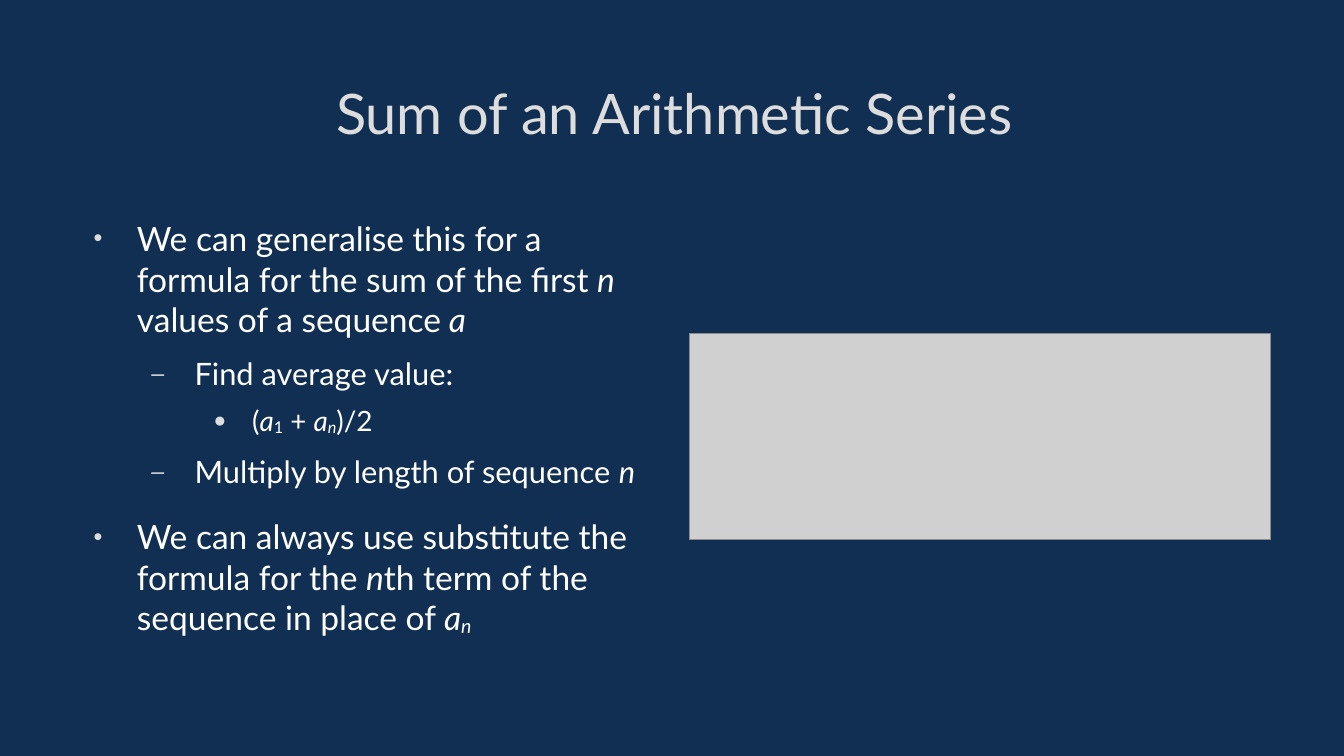
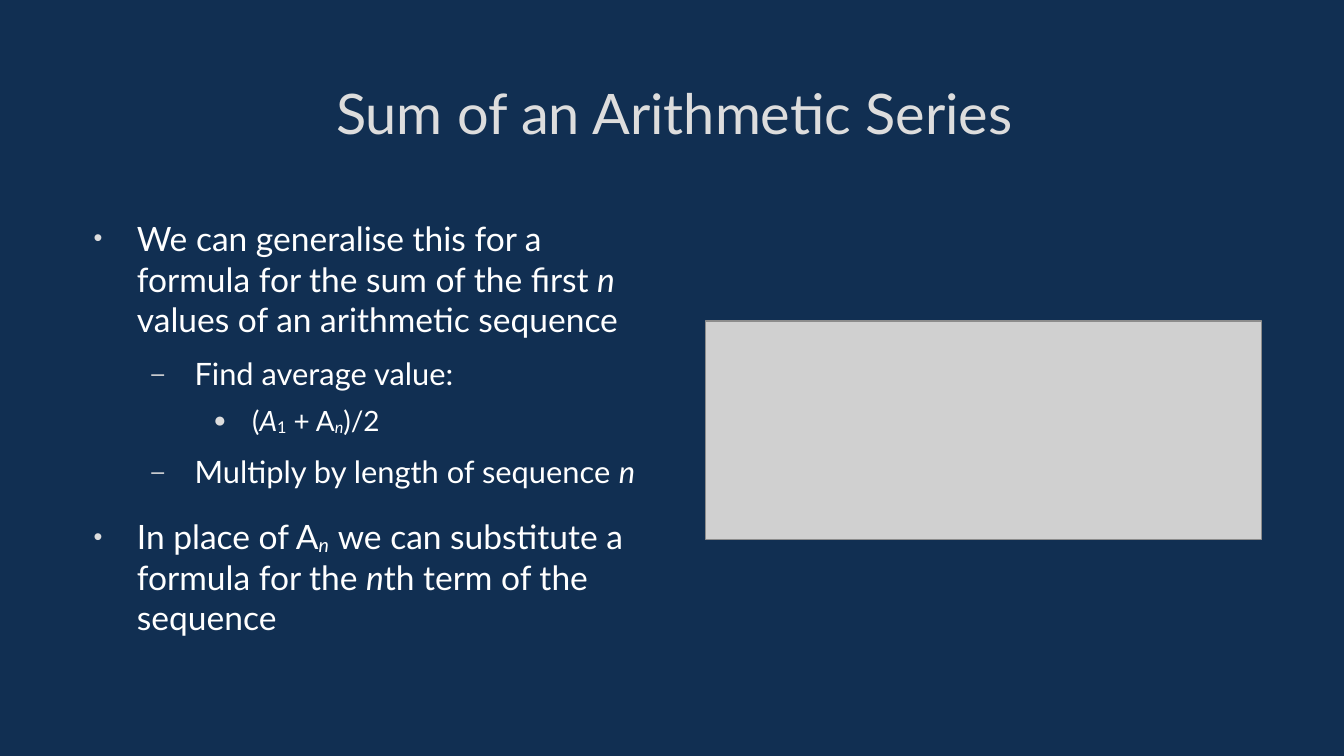
Before and after one commit to davidgundry/maths22-23, a slide deck: slide 47 of slides/maths-4-sequences-and-summation.odp (slide 37 before the commit). Drawn at 1344x756 pixels with LibreOffice and Linux fonts; fonts in the diff are those of the drawing; grey boxes stand for pictures. Boxes give left, top, right and bottom in pixels: in the first picture for what was removed or moved away, otherwise in the second. Text is boxed around its words. In the diff, an @@ line names an element or a change of style, - is before the commit and + after.

```diff
--- a/slides/maths-4-sequences-and-summation.odp
+++ b/slides/maths-4-sequences-and-summation.odp
@@ text at box(137, 226, 618, 338): text changed @@
-• We can generalise this for a formula for the sum of the first n values of a sequence a
+• We can generalise this for a formula for the sum of the first n values of an arithmetic sequence
@@ picture: place and size @@
-picture at box(689, 334, 1270, 540)
+picture at box(706, 321, 1262, 539)
@@ text at box(343, 409, 379, 435): text changed @@
-    ● (a1 + an)/2
+    ● (A1 + An)/2
@@ text at box(137, 524, 623, 636): text changed @@
-• We can always use substitute the formula for the nth term of the sequence in place of an
+• In place of An we can substitute a formula for the nth term of the sequence
```
Also in this commit, not shown: 29 other slides changed, 18 slides added, 7 slides removed, 13 other files.
